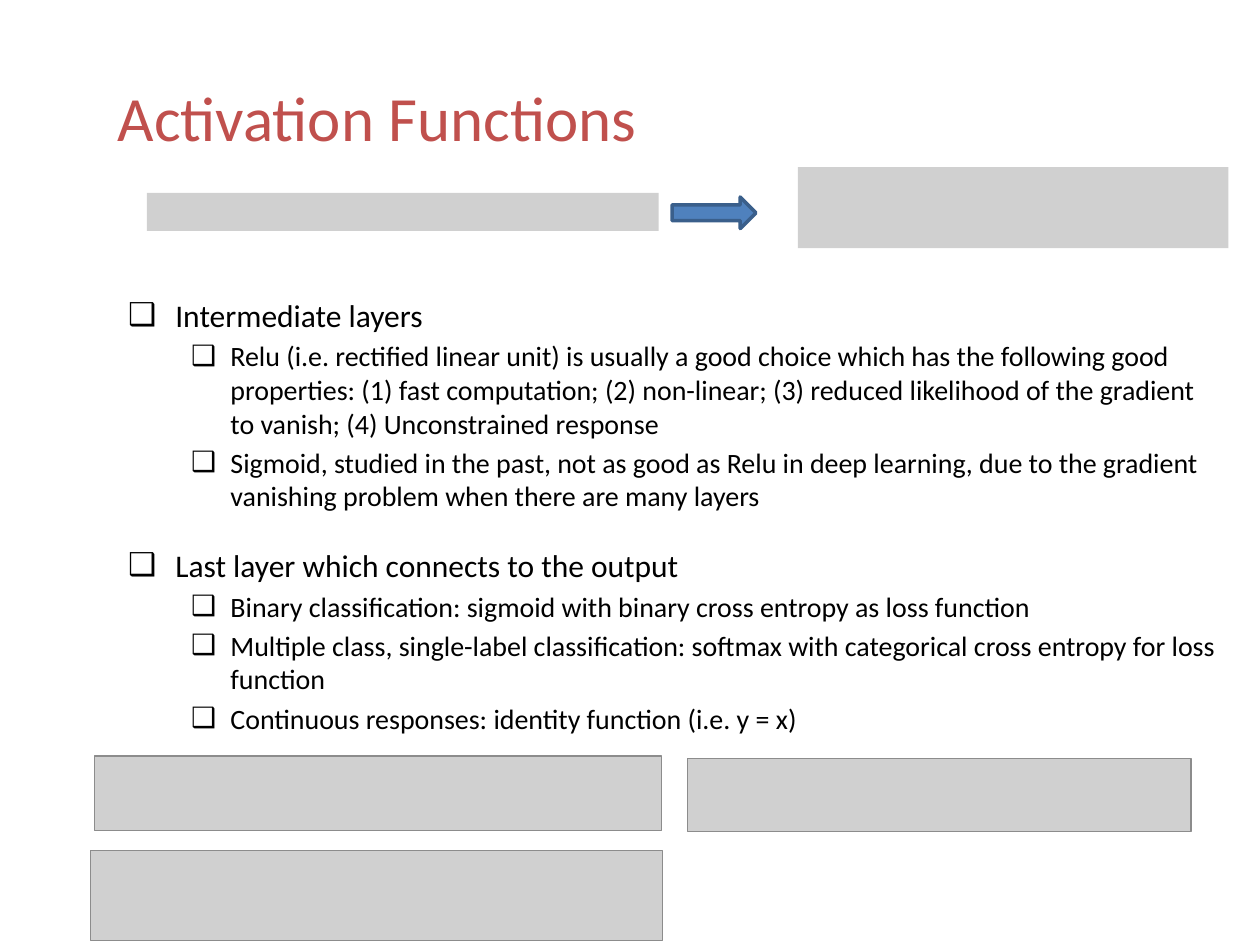
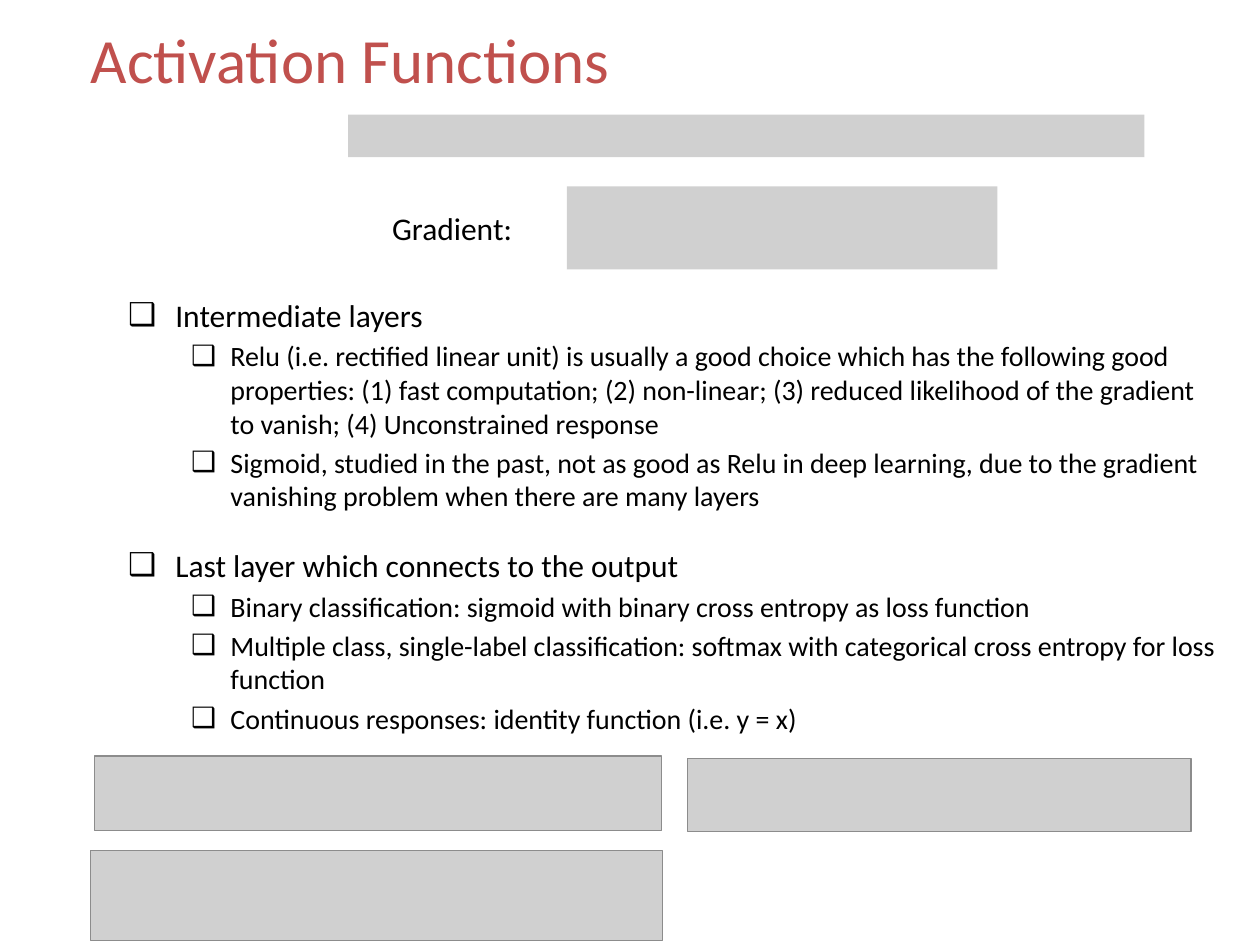
Before and after one commit to happyrabbit/Talks, a slide deck: slide 7 of 2018_06_ShortCourse/02DeepLearning/A-DeepLearning-01-Intro-FFNN.PPTX. Drawn at 1260x945 pixels with LibreOffice and Linux fonts; fonts in the diff are those of the drawing; grey boxes stand for pictures; background and template pictures are left out. Boxes give left, top, right and bottom in pixels: in the first picture for what was removed or moved away, otherwise in the second. Text is boxed around its words. In the diff, an @@ line names an element or a change of style, - is before the commit and + after.

Commit message:
slides

```diff
--- a/2018_06_ShortCourse/02DeepLearning/A-DeepLearning-01-Intro-FFNN.PPTX
+++ b/2018_06_ShortCourse/02DeepLearning/A-DeepLearning-01-Intro-FFNN.PPTX
@@ title "Activation Functions": place and size @@
-title "Activation Functions" at box(118, 97, 636, 142)
+title "Activation Functions" at box(91, 39, 610, 84)
@@ picture added at box(348, 115, 1144, 158) @@
@@ picture removed at box(147, 193, 659, 231) @@
@@ picture: place and size @@
-picture at box(798, 168, 1228, 248)
+picture at box(567, 186, 998, 270)
@@ right arrow removed at box(672, 197, 756, 228) @@
@@ text added at box(392, 218, 512, 241), 18 pt, text #000000 @@
+Gradient:
```
Also in this commit, not shown: 1 other slide changed, 3 other files.
